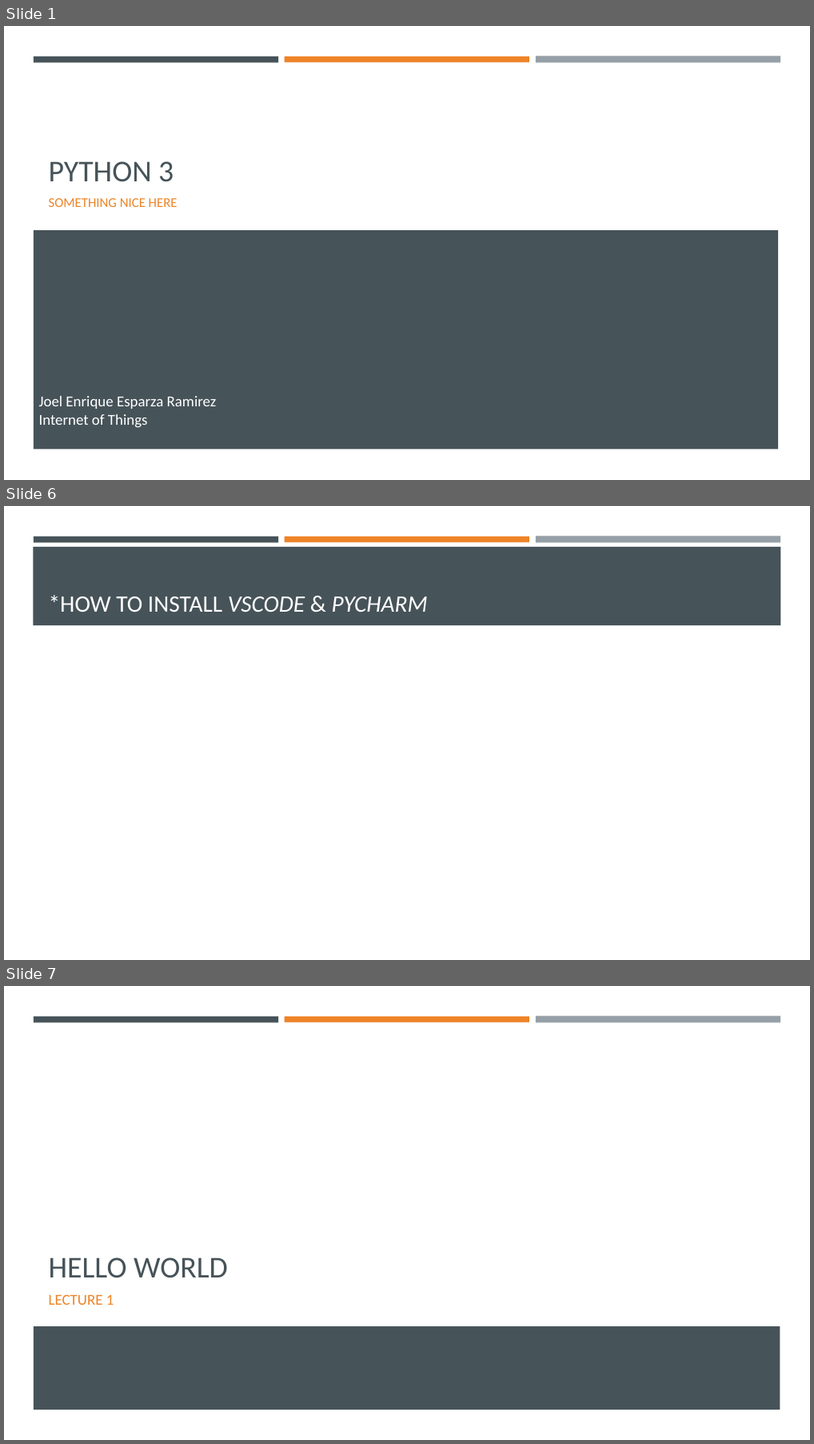
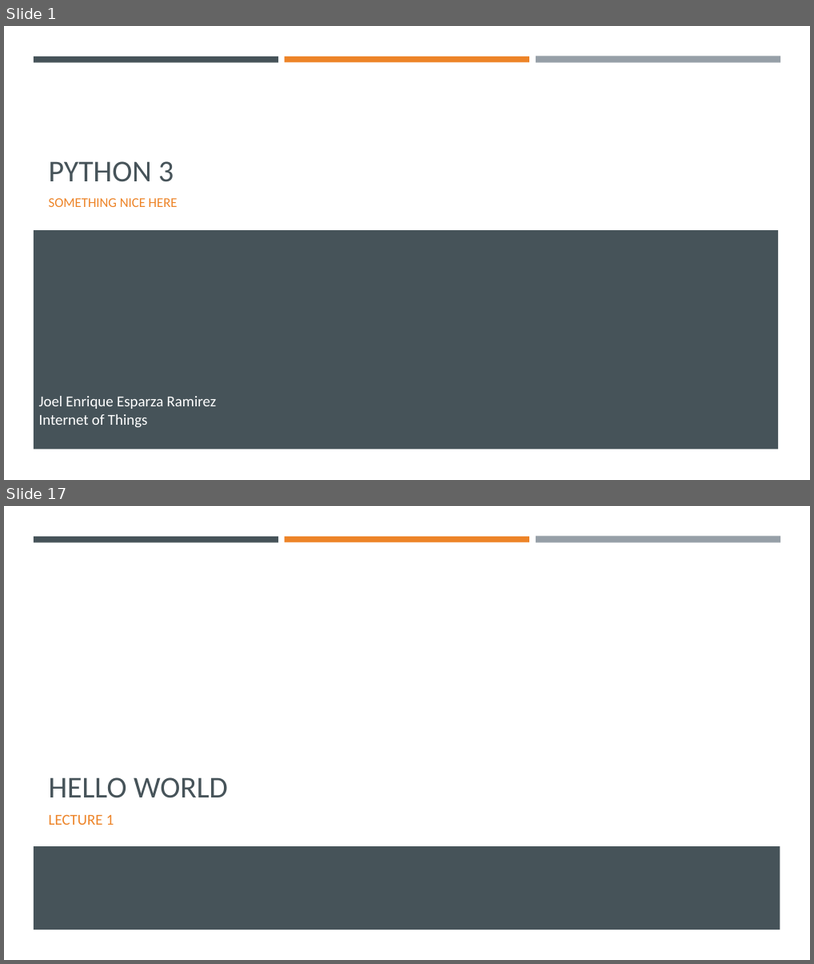
Before and after one commit to Ghost0396/iot, a slide deck: python/Python 3.pptx. Shown one above the other, each under a label of ours: slides 1, 6 and 7 before the commit, slides 1 and 17 after it; the slides between them are not shown. The pictures are 814x1444 and 814x964 pixels, drawn with LibreOffice and Linux fonts; fonts in the diff are those of the drawing. Boxes give left, top, right and bottom in pixels: in the first picture for what was removed or moved away, otherwise in the second. Text is boxed around its words. In the diff, an @@ line names an element or a change of style, - is before the commit and + after.

```diff
--- a/python/Python 3.pptx
+++ b/python/Python 3.pptx
@@ slide 6 removed at <box>4,506,810,960</box>, background #FFFFFF; not listed: 3 template elements that a slide beside it also shows @@
@@ rectangle removed at <box>33,547,782,625</box> @@
@@ title removed at <box>49,595,428,612</box> @@
-*HOW TO INSTALL VSCODE & PYCHARM
@@ what was slide 7 is now slide 17 @@
```
Also in this commit, not shown: 4 slides changed, 13 slides added, 2 other slides removed, 4 other files.
